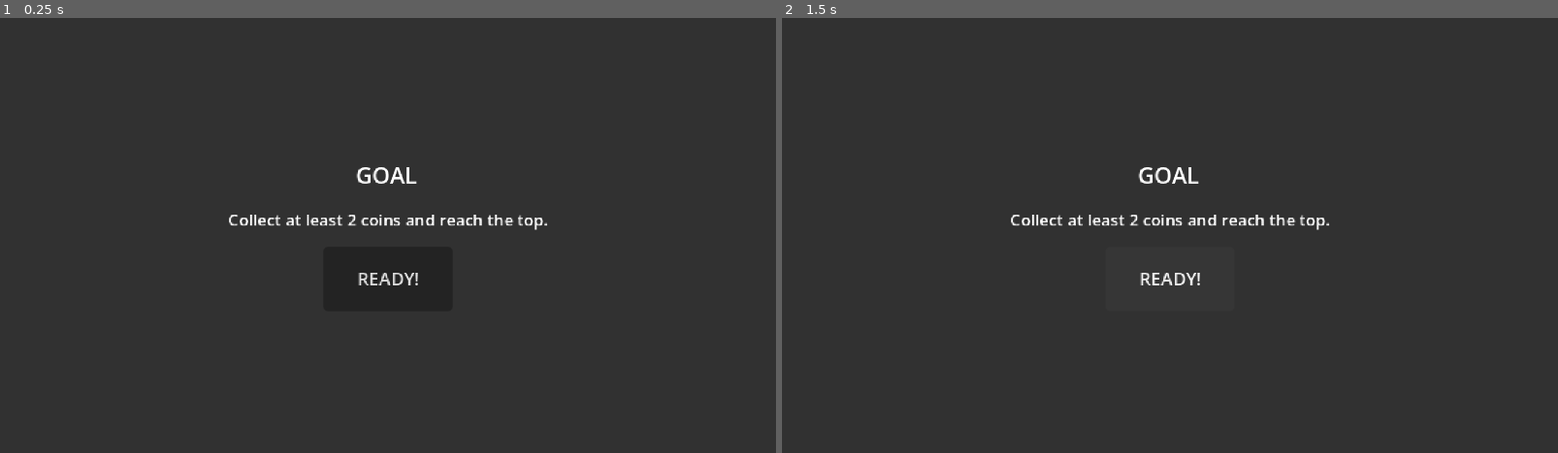
Above: before the commit, frames 1-2 (left to right).
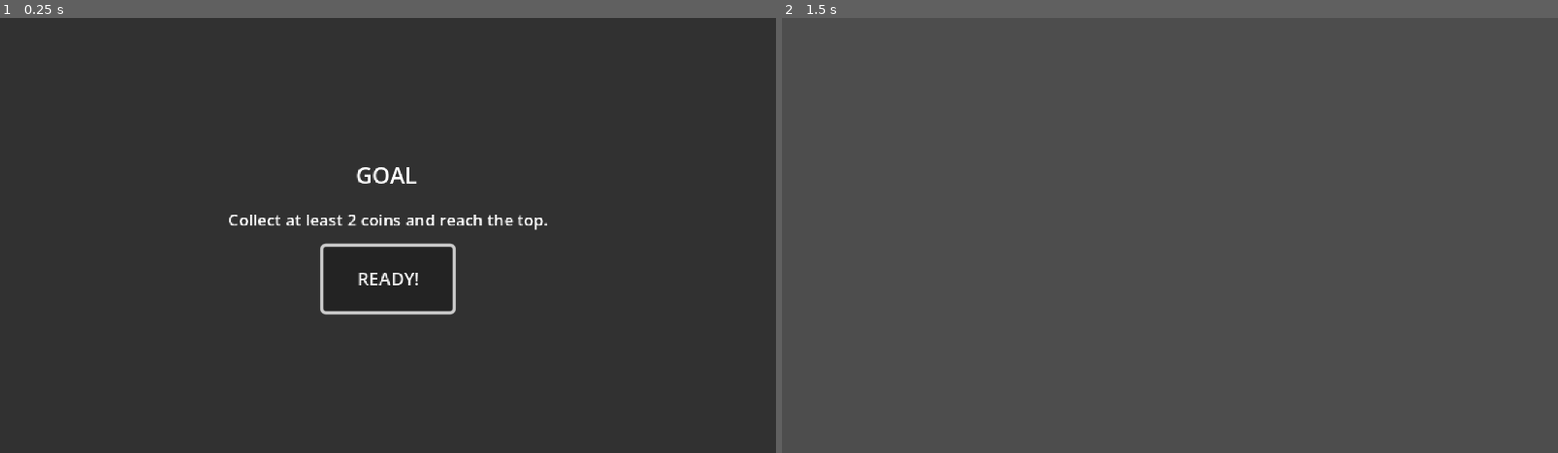
Above: after the commit, the same moments.

Repository: Navarro0k/Slimeterra
Game: Godot game, scene res://Scenes/UI/WindowMision.tscn
Same seed, same stepped clock (60 frames per second), same inputs: the game is played once before the commit and once after it. This scene is started directly instead of the project's main scene.
Inputs (mouse positions are in pixels of both pictures, inside the frame that each line leads up to):
- Up to frame 1 (0.25 s): no input
- Up to frame 2 (1.5 s): click "READY!" at 0.5 s; click (1170, 279) at 1.25 s, where only the run before the commit has a clickable "READY!"

The runs differ from the first frame. In frame 1, 0.5% of the frame differs, in the area x 41-59%, y 51-69%; in frame 2, 98%, in the area x 0-100%, y 0-100%.

Commit message:
Attach window_mision.gd script to WindowMision scene

Diff:
--- a/Scenes/UI/WindowMision.tscn
+++ b/Scenes/UI/WindowMision.tscn
@@ -1,8 +1,11 @@
 [gd_scene format=3 uid="uid://7p8vlvlapjfg"]
+
+[ext_resource type="Script" uid="uid://cckerpm4c3gbo" path="res://Scripts/window_mision.gd" id="1_2ieu6"]
 
 [node name="WindowMision" type="CanvasLayer" unique_id=1461847285]
 process_mode = 3
 layer = 11
+script = ExtResource("1_2ieu6")
 
 [node name="darkBackground" type="ColorRect" parent="." unique_id=24966388]
 anchors_preset = 15
--- /dev/null
+++ b/Scripts/window_mision.gd
@@ -0,0 +1,23 @@
+class_name WindowMision
+extends CanvasLayer
+
+@onready var mensaje_label: Label = $Center/Margin/VBox/mensaje
+@onready var boton_play: Button = $Center/Margin/VBox/ButtonPlay
+
+# Called when the node enters the scene tree for the first time.
+func _ready() -> void:
+	get_tree().paused = true #pausar  el juego
+	boton_play.pressed.connect(_on_button_play_pressed)
+	boton_play.grab_focus()
+
+
+
+## Esta función permite que el nivel le cambie el texto del objetivo según corresponda
+func configurar_objetivo(texto: String) -> void:
+	mensaje_label.text = texto
+
+func _on_button_play_pressed() -> void:
+		# 1. Reanudamos el juego
+	get_tree().paused = false
+		# 2. Eliminamos la ventana de la escena para liberar memoria
+	queue_free()
Not shown, added: Scripts/window_mision.gd.uid
